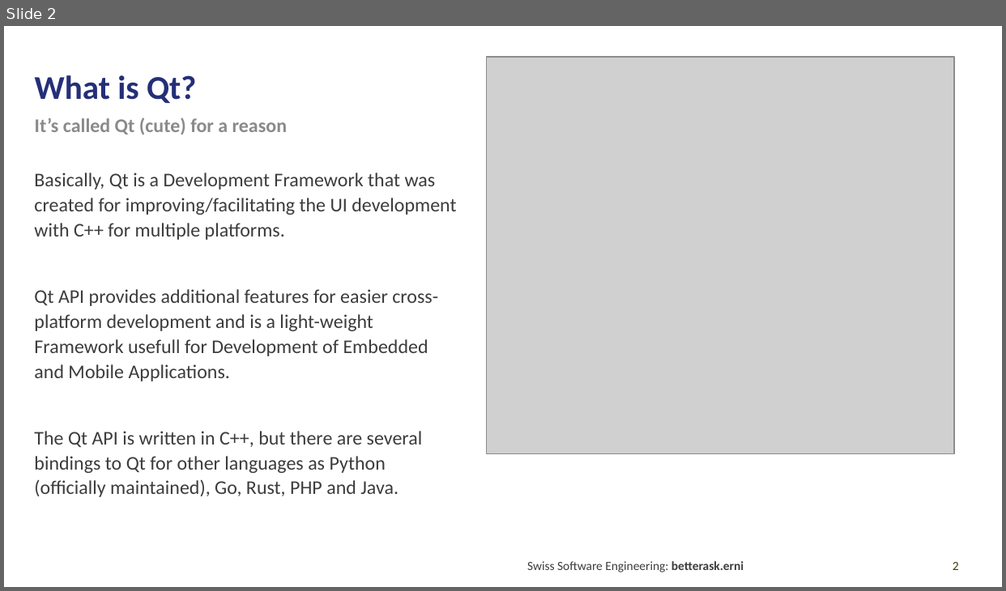
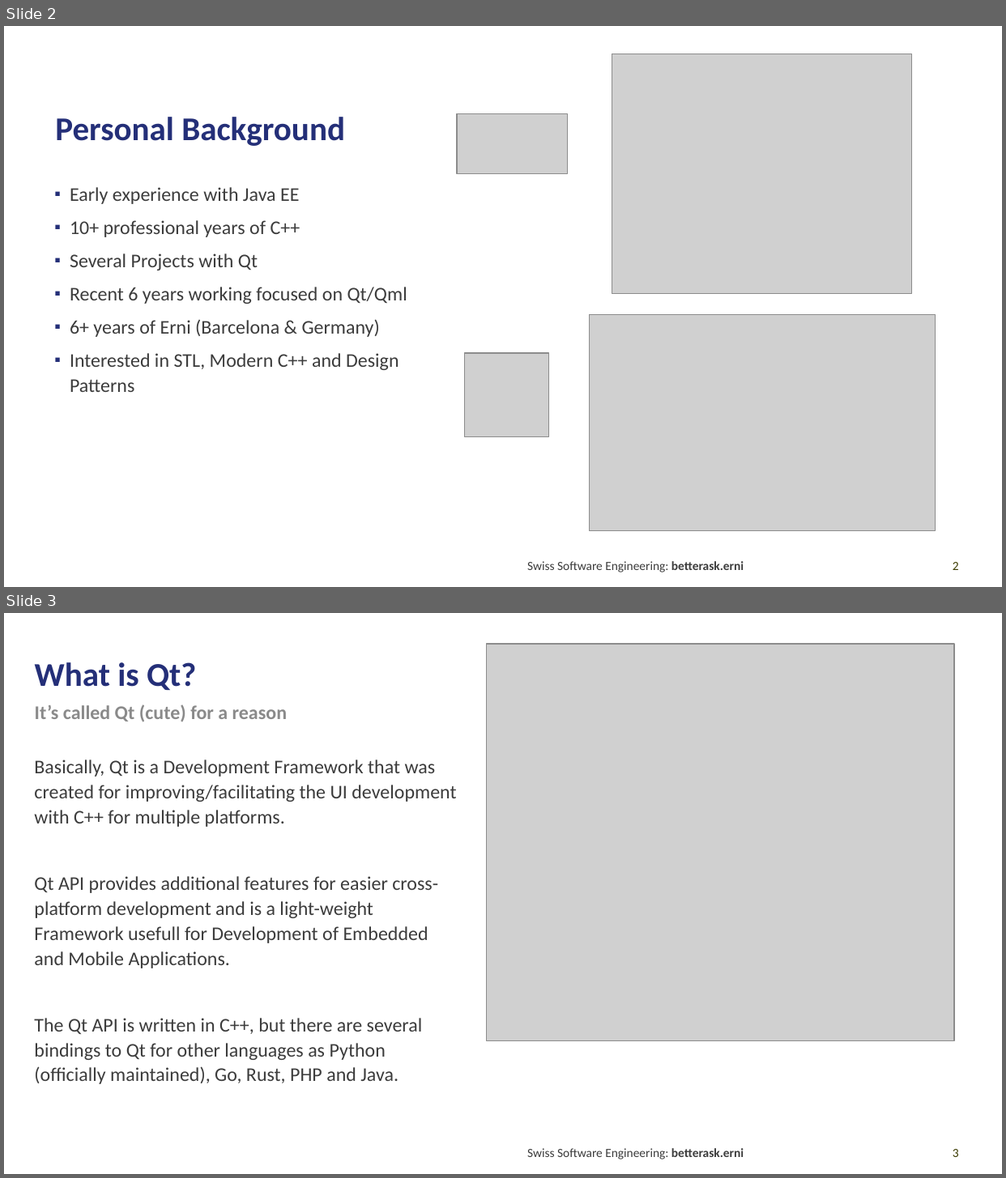
Before and after one commit to hebercosfer/qt_intro_demo, a slide deck: Qt Introduction.pptx. Shown one above the other, each under a label of ours: slide 2 before the commit, slides 2 and 3 after it. The pictures are 1006x591 and 1006x1178 pixels, drawn with LibreOffice and Linux fonts; fonts in the diff are those of the drawing; grey boxes stand for pictures. Boxes give left, top, right and bottom in pixels: in the first picture for what was removed or moved away, otherwise in the second. Text is boxed around its words. In the diff, an @@ line names an element or a change of style, - is before the commit and + after.

```diff
--- a/Qt Introduction.pptx
+++ b/Qt Introduction.pptx
@@ slide 2 added at [4, 26, 1002, 587], background #FFFFFF @@
@@ picture added at [613, 54, 912, 293] @@
@@ title added at [55, 117, 345, 146], 24 pt, text #242F78, bold @@
+Personal Background
@@ picture added at [457, 113, 568, 173] @@
@@ text added at [70, 187, 407, 392], 14 pt, text #3C3C3C @@
+▪ Early experience with Java EE
+▪ 10+ professional years of C++
+▪ Several Projects with Qt
+▪ Recent 6 years working focused on Qt/Qml
+▪ 6+ years of Erni (Barcelona & Germany)
+▪ Interested in STL, Modern C++ and Design Patterns
@@ picture added at [589, 315, 934, 532] @@
@@ picture added at [465, 353, 549, 437] @@
@@ text added at [527, 561, 744, 573], 9 pt, text #3C3C3C @@
+Swiss Software Engineering: betterask.erni
@@ page number added at [953, 562, 959, 570], 9 pt, text #3C3C00 @@
+2
@@ what was slide 2 is now slide 3 @@
@@ page number at [953, 1149, 959, 1157]: text changed @@
-2
+3
```
Also in this commit, not shown: 1 slide changed, 2 other files.
